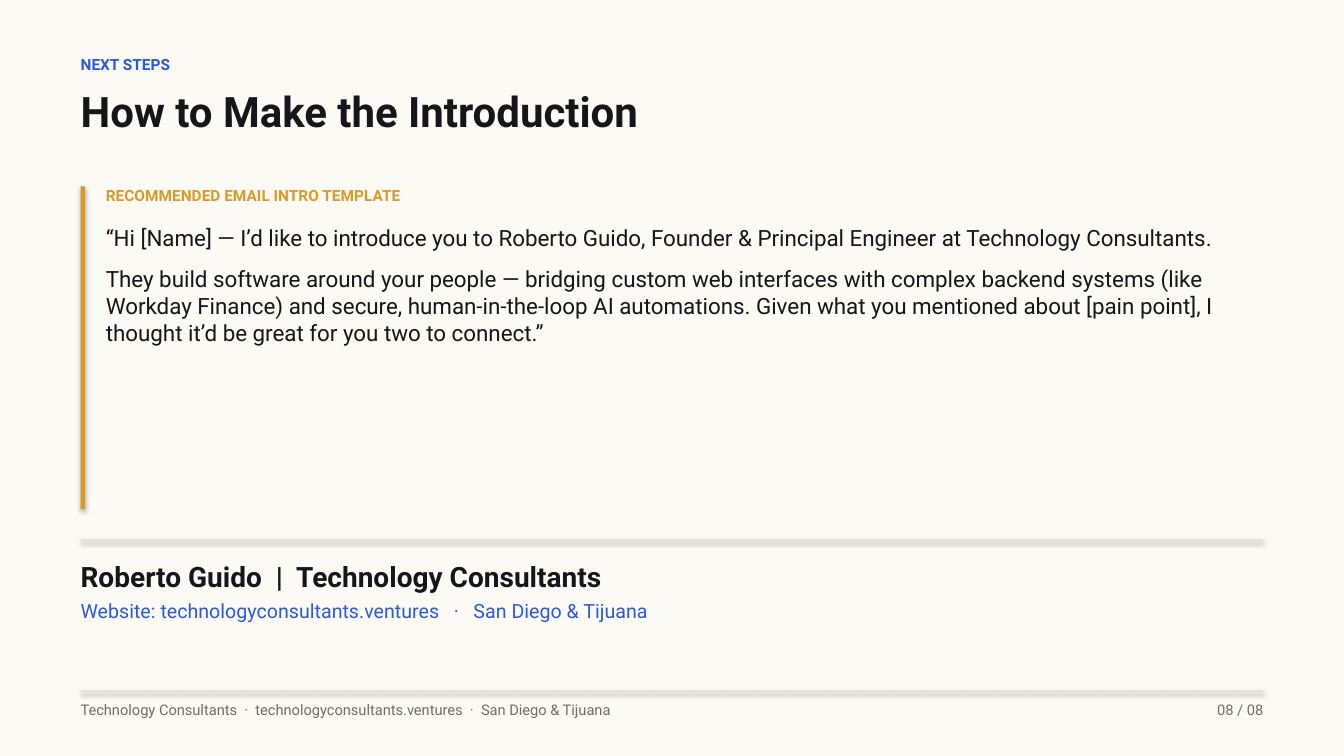
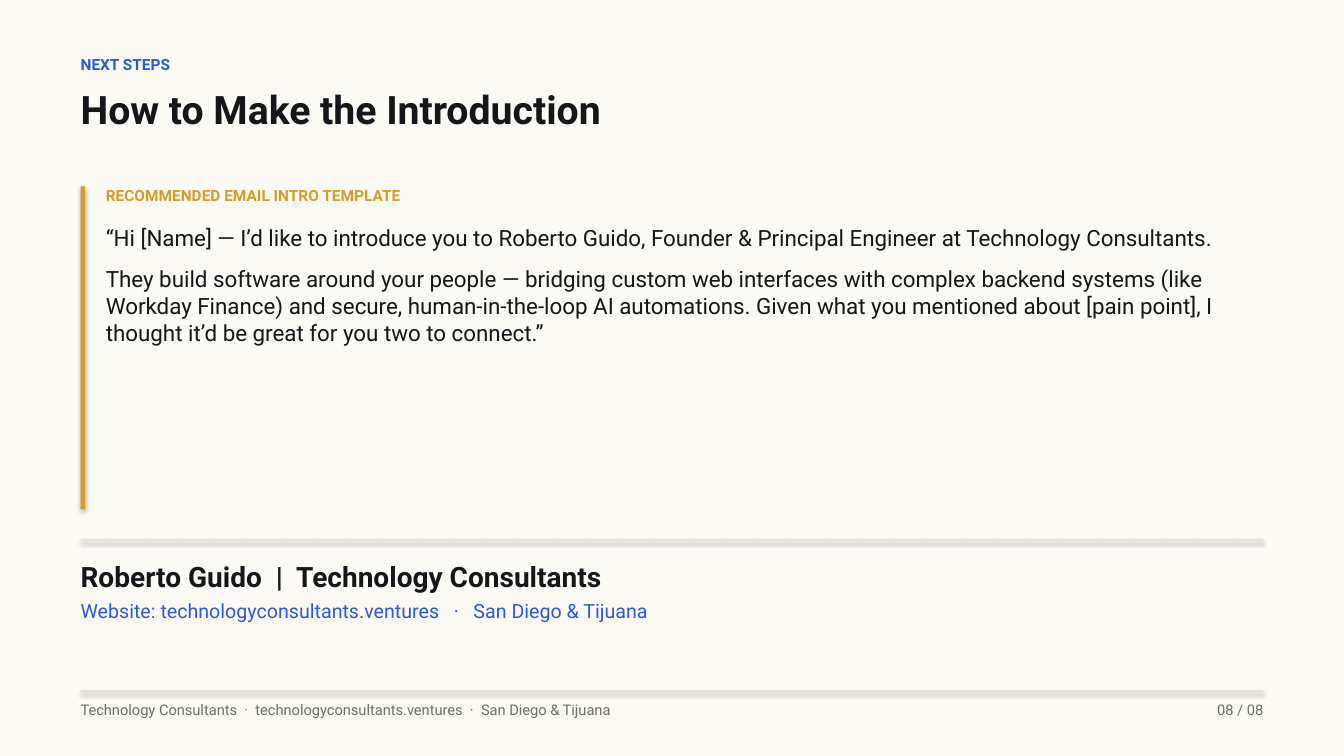
Before and after one commit to rguido198/TechnologyConsultantsVentures, a slide deck: slide 8 of Technology_Consultants_Who_to_Send_My_Way.pptx. Drawn at 1344x756 pixels with LibreOffice and Linux fonts; fonts in the diff are those of the drawing. Boxes give left, top, right and bottom in pixels: in the first picture for what was removed or moved away, otherwise in the second. Text is boxed around its words. In the diff, an @@ line names an element or a change of style, - is before the commit and + after.

```diff
--- a/Technology_Consultants_Who_to_Send_My_Way.pptx
+++ b/Technology_Consultants_Who_to_Send_My_Way.pptx
@@ text "How to Make the Introduction" at bbox=[81, 94, 600, 125]: size 30 to 28 pt @@
```
Also in this commit, not shown: 7 other slides changed, 1 other file.
